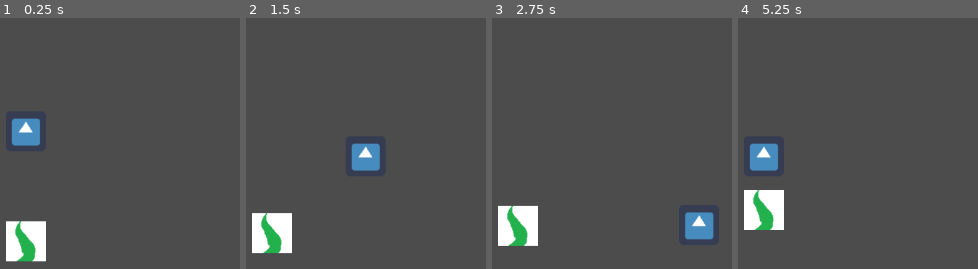
Above: before the commit, frames 1-4 (left to right).
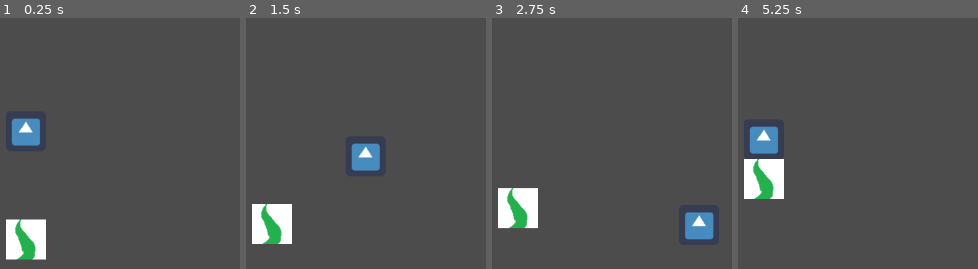
Above: after the commit, the same moments.

Repository: jasonmccollum/gmtk-jam-2020
Game: Godot game, scene res://Node2D.tscn
The game is run twice, just before and just after one commit, with the same random seed, the same clock (stepped at 60 frames per second) and the same inputs. The engine's default icon, where the game draws it, is replaced by a stand-in: a white triangle on a blue panel in a dark square.
Inputs:
- Up to frame 1 (0.25 s): no input
- Up to frame 2 (1.5 s): hold Right (right) 0.53-1.28 s; hold Down (down) from 1.28 s (still down)
- Up to frame 3 (2.75 s): release Down (down) at 2.03 s; hold Right (right) from 2.03 s (still down)
- Up to frame 4 (5.25 s): release Right (right) at 2.78 s; hold Up (up) 2.78-3.53 s; hold Left (left) 3.53-5.03 s; hold Down (down) from 5.03 s (still down)

The runs differ from the first frame. In frame 1, 0.6% of the frame differs, in the area x 2-20%, y 80-98%; in frame 2, 1.7%; in frame 3, 2.9%; in frame 4, 5.5%, in the area x 2-20%, y 43-85%.

Commit message:
Basic Collision
Collides with player and tentacle

Diff:
--- a/KinematicBody2D.gd
+++ b/KinematicBody2D.gd
@@ -33,3 +33,7 @@
 func _physics_process(delta):
 	get_input()
 	velocity = move_and_slide(velocity)
+
+
+func _on_body_entered(_body):
+	velocity = 1
--- a/Node2D.tscn
+++ b/Node2D.tscn
@@ -1,9 +1,15 @@
-[gd_scene load_steps=5 format=2]
+[gd_scene load_steps=7 format=2]
 
 [ext_resource path="res://icon.png" type="Texture" id=1]
 [ext_resource path="res://KinematicBody2D.gd" type="Script" id=2]
 [ext_resource path="res://Tentacle1.gd" type="Script" id=3]
 [ext_resource path="res://tentacle.png" type="Texture" id=4]
+
+[sub_resource type="RectangleShape2D" id=1]
+extents = Vector2( 30, 30 )
+
+[sub_resource type="RectangleShape2D" id=2]
+extents = Vector2( 32.4024, 32.9845 )
 
 [node name="Node2D" type="Node2D"]
 
@@ -14,9 +20,17 @@
 position = Vector2( 458.696, 230.634 )
 texture = ExtResource( 1 )
 
+[node name="CollisionShape2D" type="CollisionShape2D" parent="Player"]
+position = Vector2( 456.395, 231.628 )
+shape = SubResource( 1 )
+
 [node name="Tentacle1" type="KinematicBody2D" parent="."]
 script = ExtResource( 3 )
 
 [node name="Sprite" type="Sprite" parent="Tentacle1"]
 position = Vector2( 459.301, 409.194 )
 texture = ExtResource( 4 )
+
+[node name="CollisionShape2D" type="CollisionShape2D" parent="Tentacle1"]
+position = Vector2( 459.001, 409.58 )
+shape = SubResource( 2 )
--- a/Tentacle1.gd
+++ b/Tentacle1.gd
@@ -17,6 +17,7 @@
 	velocity = velocity.normalized() * 10
 	velocity = move_and_slide(velocity)
 
-# Called every frame. 'delta' is the elapsed time since the previous frame.
-#func _process(delta):
-#	pass
+	var collision = move_and_collide(velocity * delta)
+
+	if collision and collision.collider.name == "Player":
+		print("I collided with ", collision.collider.name)
